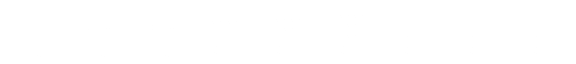
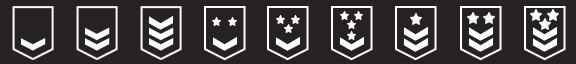
Layered file, before and after one edit (576×64). Changes by layer:
showed "Background" over [0, 0, 576, 64]
